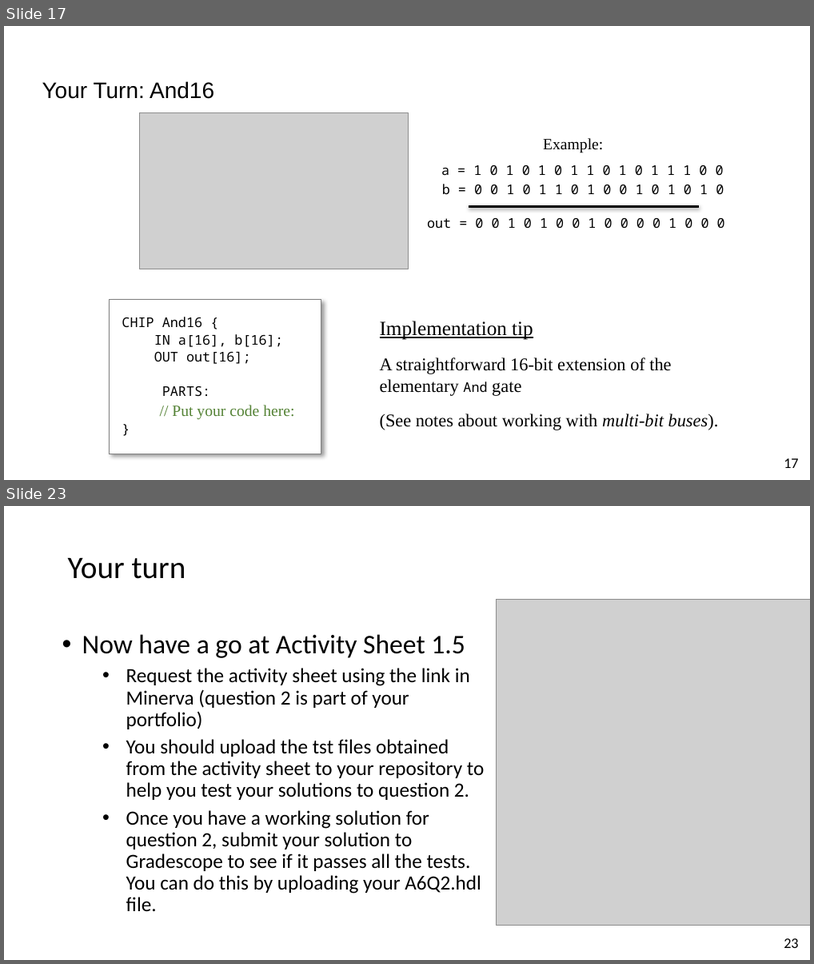
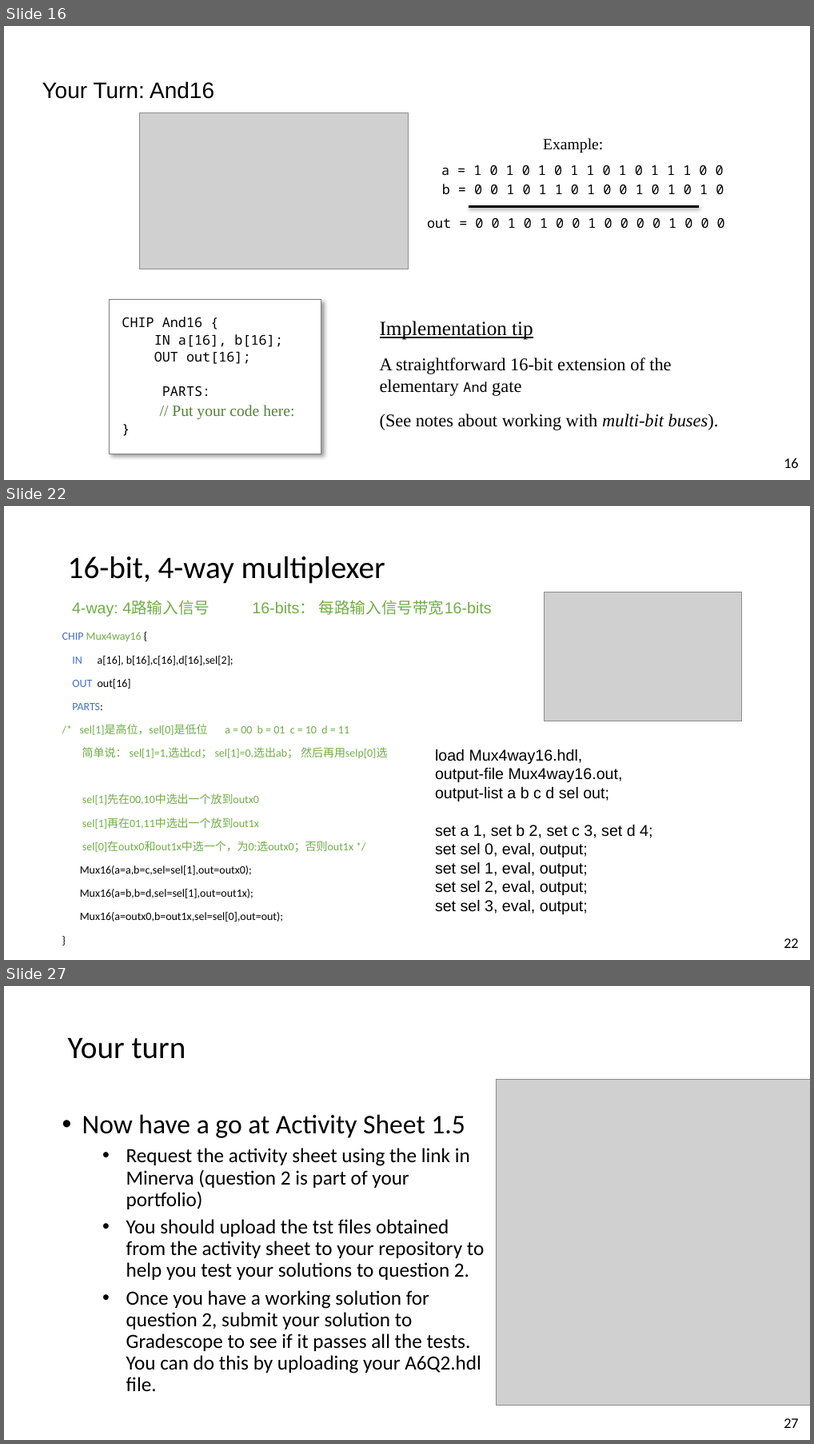
Before and after one commit to vcboy1/Leeds, a slide deck: 26fall/1860/Lecture/Week1.5/Lab 1.5.2 HDL & CAD LAB 2.pptx. Shown one above the other, each under a label of ours: slides 17 and 23 before the commit, slides 16, 22 and 27 after it; the slides between them are not shown. The pictures are 814x964 and 814x1444 pixels, drawn with LibreOffice and Linux fonts; fonts in the diff are those of the drawing; grey boxes stand for pictures; background and template pictures are left out. Boxes give left, top, right and bottom in pixels: in the first picture for what was removed or moved away, otherwise in the second. Text is boxed around its words. In the diff, an @@ line names an element or a change of style, - is before the commit and + after.

```diff
--- a/26fall/1860/Lecture/Week1.5/Lab 1.5.2 HDL & CAD LAB 2.pptx
+++ b/26fall/1860/Lecture/Week1.5/Lab 1.5.2 HDL & CAD LAB 2.pptx
@@ slide 22 added at [4, 506, 810, 960], background picture (left out) @@
@@ text added at [68, 556, 386, 584], 28 pt, text #000000 @@
+16-bit, 4-way multiplexer
@@ text added at [252, 600, 492, 615], 14 pt, text #70AD47 @@
+4-way: 4路输入信号 16-bits： 每路输入信号带宽16-bits
@@ picture added at [545, 592, 742, 720] @@
@@ text added at [62, 632, 387, 921], 10 pt, text #70AD47 @@
+CHIP Mux4way16 {
+IN a[16], b[16],c[16],d[16],sel[2];
+OUT out[16]
+PARTS:
+/* sel[1]是高位，sel[0]是低位 a = 00 b = 01 c = 10 d = 11
+简单说： sel[1]=1,选出cd； sel[1]=0,选出ab； 然后再用selp[0]选
+sel[1]先在00,10中选出一个放到outx0
+sel[1]再在01,11中选出一个放到out1x
+sel[0]在outx0和out1x中选一个，为0:选outx0；否则out1x */
+Mux16(a=a,b=c,sel=sel[1],out=outx0);
+Mux16(a=b,b=d,sel=sel[1],out=out1x);
+Mux16(a=outx0,b=out1x,sel=sel[0],out=out);
+}
@@ text added at [435, 748, 653, 914], 14 pt, text #000000 @@
+load Mux4way16.hdl,
+output-file Mux4way16.out,
+output-list a b c d sel out;
+set a 1, set b 2, set c 3, set d 4;
+set sel 0, eval, output;
+set sel 1, eval, output;
+set sel 2, eval, output;
+set sel 3, eval, output;
@@ page number added at [784, 938, 798, 948], 13 pt, text #000000 @@
+22
@@ what was slide 17 is now slide 16 @@
@@ page number at [784, 457, 798, 468]: text changed @@
-17
+16
@@ what was slide 23 is now slide 27 @@
@@ page number at [784, 1418, 798, 1428]: text changed @@
-23
+27
```
Also in this commit, not shown: 13 slides changed, 4 other slides added, 1 slide removed, 7 other files.
